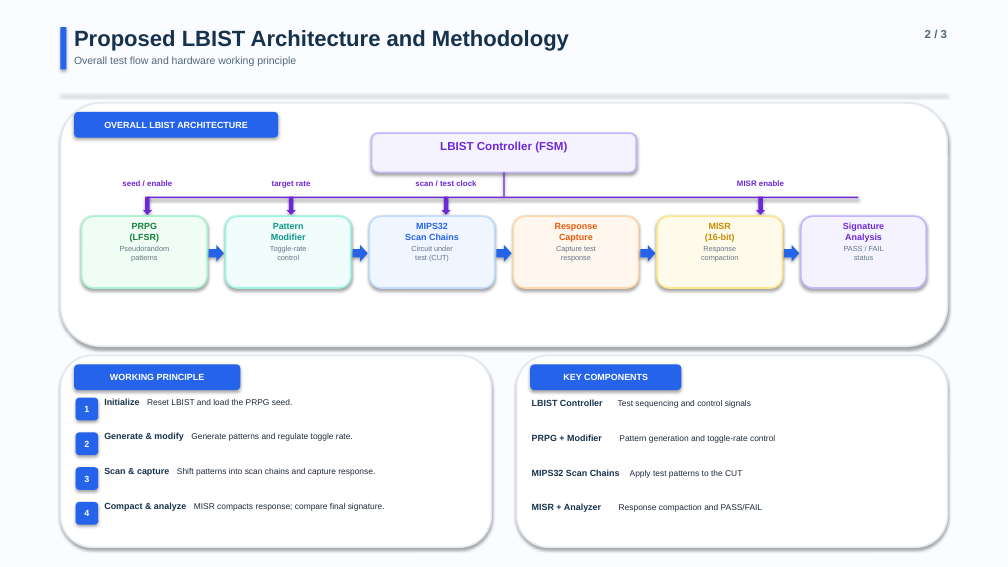
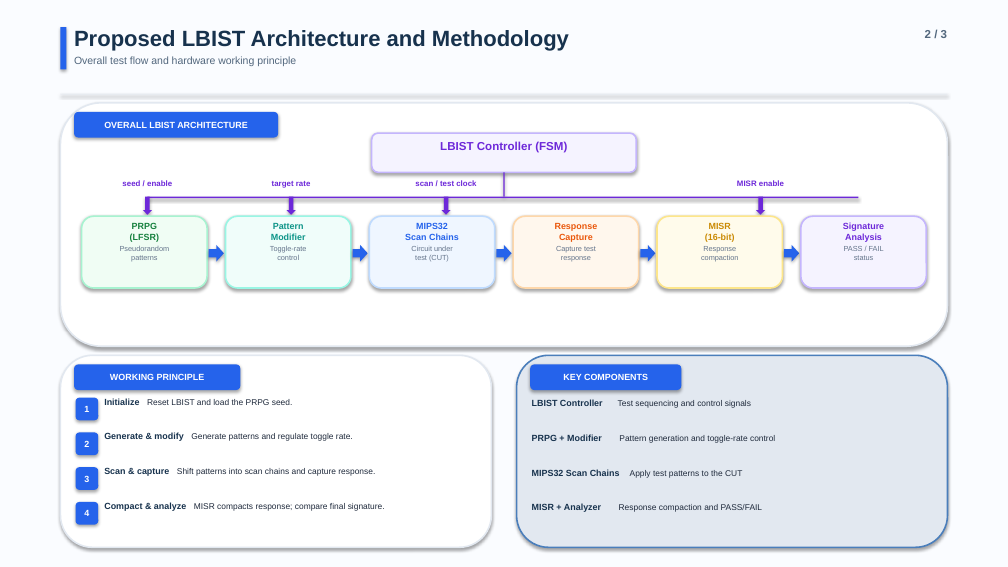
Before and after one commit to kumariNISHI78/PRPG-Programmable-Toggle-Rate-Control-LBIST, a slide deck: slide 2 of VL405_LBIST_Project_Presentation.pptx. Drawn at 1008x567 pixels with LibreOffice and Linux fonts; fonts in the diff are those of the drawing. Boxes give left, top, right and bottom in pixels: in the first picture for what was removed or moved away, otherwise in the second. Text is boxed around its words. In the diff, an @@ line names an element or a change of style, - is before the commit and + after.

```diff
--- a/VL405_LBIST_Project_Presentation.pptx
+++ b/VL405_LBIST_Project_Presentation.pptx
@@ rounded rectangle at (516, 355, 948, 547): fill #FFFFFF to #E2E8F0; outline #E2E8F0 1.5 pt to #4B7EBC 1.5 pt @@
```
Also in this commit, not shown: 1 other slide changed, 4 other files.
